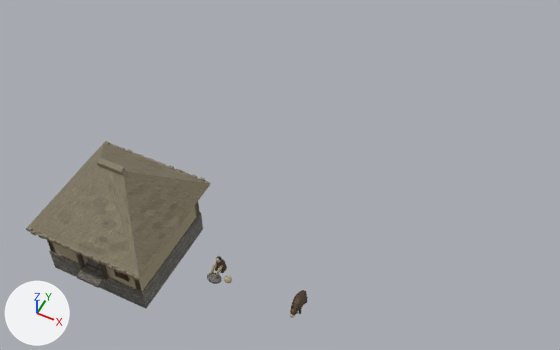
The Blender file Assets/Neolithic/neolithic.blend, before and after one commit.
Before and after are seen from a 50 mm camera at (11.5, -16.8, 29.2) aimed at (0.6, 4.9, 2.0). The axes (+X, +Y, +Z) are drawn at lower left. The lights are the same throughout. The older version comes first.

The first picture shows 'neo01-house' and 2 more.
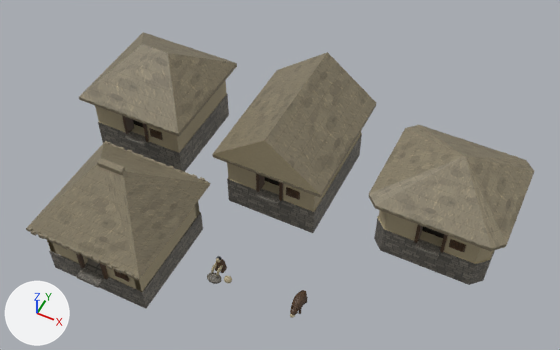
Changed parts and their boxes (x1, y1, x2, y2) in the pictures (560 x 350 px):
```json
{"object": "neolithic-long-gable", "change": "added", "after": [212, 52, 376, 233], "on screen": "brown"}
{"object": "neolithic-clipped-thatched", "change": "added", "after": [369, 125, 534, 285], "on screen": "brown"}
{"object": "neolithic-square-hip", "change": "added", "after": [79, 32, 237, 172], "on screen": "brown"}
```

Edits to the scene script, one JSON object a line:
```json
{"op": "add", "block": "me_neolithic_clipped_thatched_001", "code": ["me_neolithic_clipped_thatched_001 = bpy.data.meshes.new('neolithic-clipped-thatched.001')", "me_neolithic_clipped_thatched_001.from_pydata(...)  # 2252 vertices, 1108 faces; spans x -3.21..3.21, y -2.94..2.94, z -1.55..3.76", "me_neolithic_clipped_thatched_001.materials.append(mat_atlas)  # picture img_atlas_flipped_png"]}
{"op": "add", "block": "me_neolithic_long_gable_001", "code": ["me_neolithic_long_gable_001 = bpy.data.meshes.new('neolithic-long-gable.001')", "me_neolithic_long_gable_001.from_pydata(...)  # 2170 vertices, 1074 faces; spans x -2.84..2.84, y -3.47..3.47, z -1.55..4.37", "me_neolithic_long_gable_001.materials.append(mat_atlas)  # picture img_atlas_flipped_png"]}
{"op": "add", "block": "me_neolithic_square_hip_001", "code": ["me_neolithic_square_hip_001 = bpy.data.meshes.new('neolithic-square-hip.001')", "me_neolithic_square_hip_001.from_pydata(...)  # 2170 vertices, 1074 faces; spans x -2.99..2.99, y -3.02..3.02, z -1.55..4.2", "me_neolithic_square_hip_001.materials.append(mat_atlas)  # picture img_atlas_flipped_png"]}
{"op": "add", "block": "ob_neolithic_clipped_thatched", "code": ["ob_neolithic_clipped_thatched = bpy.data.objects.new('neolithic-clipped-thatched', me_neolithic_clipped_thatched_001)", "ob_neolithic_clipped_thatched.location = (8.0, 8.0, 0.0)"]}
{"op": "add", "block": "ob_neolithic_long_gable", "code": ["ob_neolithic_long_gable = bpy.data.objects.new('neolithic-long-gable', me_neolithic_long_gable_001)", "ob_neolithic_long_gable.location = (0.0, 8.0, 0.0)"]}
{"op": "add", "block": "ob_neolithic_square_hip", "code": ["ob_neolithic_square_hip = bpy.data.objects.new('neolithic-square-hip', me_neolithic_square_hip_001)", "ob_neolithic_square_hip.location = (-8.0, 8.0, 0.0)"]}
```
